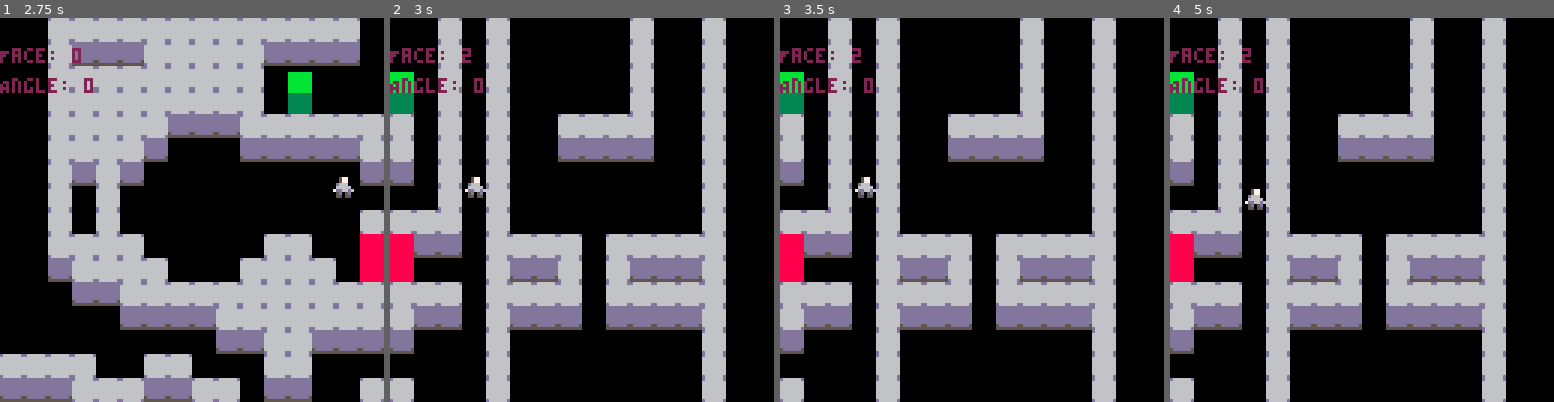
Above: before the commit, frames 1-4 (left to right).
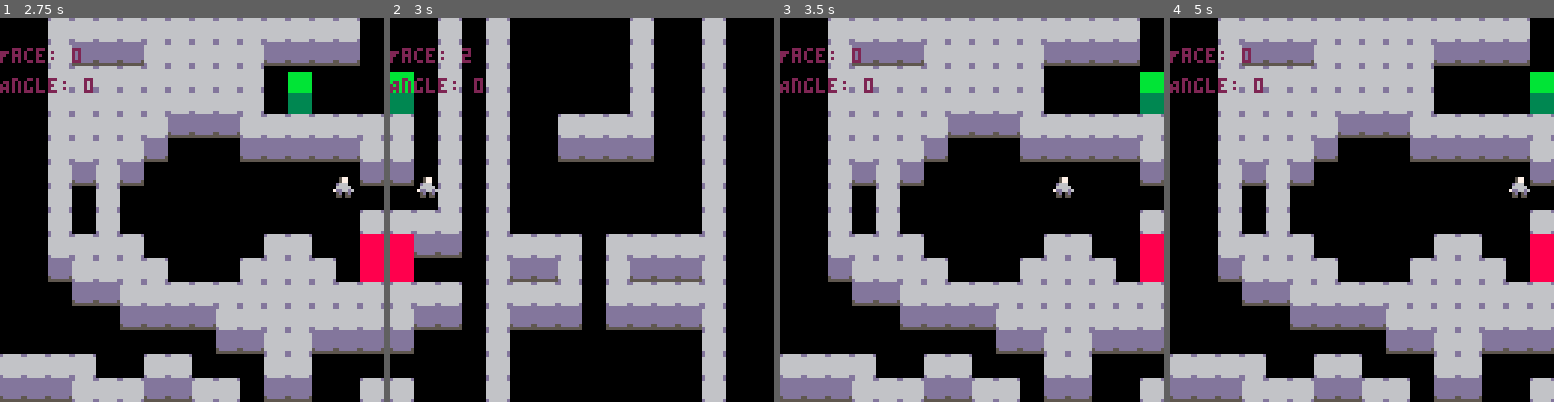
Above: after the commit, the same moments.

Repository: EmilBert/gmtkjam2025
Game: PICO-8 cartridge game.p8
Two runs of this game, one before a commit and one after it. Both use one fixed random seed, a clock stepped at 60 frames per second and the inputs below.
Inputs:
- Up to frame 1 (2.75 s): hold Right 1.6-2.1 s; hold Up 2.15-2.42 s; hold Right from 2.47 s (still down)
- Up to frame 2 (3 s): keep holding Right
- Up to frame 3 (3.5 s): release Right at 3.03 s; hold Left from 3.08 s (still down)
- Up to frame 4 (5 s): release Left at 3.58 s; hold Down 3.63-3.97 s; hold Right 4.02-4.68 s; hold Up from 4.73 s (still down)

Frame 1 is identical in both runs. In frame 2, 0.4% of the frame differs, in the area x 7-25%, y 41-47%; in frame 3, 55%; in frame 4, 56%, in the area x 0-100%, y 0-100%.

Commit message:
GMTK2025: Update player offset when entering a room

Diff:
--- a/main.lua
+++ b/main.lua
@@ -325,15 +325,17 @@
     offset: how far from the edge is the character? Counting from the left on north/south and the top on east/west.
 ]]
 function traverse(exit_direction, offset)
-    exit_direction -= GLOBAL_ROTATION
-    exit_direction = exit_direction % 4
-    local new_pos = connections[player.face + 1][exit_direction + 1]
+    local perspective_exit_direction = exit_direction - GLOBAL_ROTATION
+    perspective_exit_direction = exit_direction % 4
+    local new_pos = connections[player.face + 1][perspective_exit_direction + 1]
     update_boxes(new_pos[1] + 1)
     update_map(player.face, new_pos[1])
 
     player.face = new_pos[1]
     local new_dir = new_pos[2] + GLOBAL_ROTATION
+    local player_offset = player.width * 1.5
+    player_offset += (exit_direction == directions.NORTH or exit_direction == directions.WEST) and player.width * 0.75 or -player.width * 0.75
     new_dir = new_dir % 4
-    player.x = player.face*MAP_SIZE + ((new_dir == directions.EAST and MAP_SIZE - (player.width*2)) or (new_dir == directions.WEST and player.width*2) or offset)
-    player.y = ((new_dir == directions.SOUTH and MAP_SIZE - (player.height*2)) or (new_dir == directions.NORTH and player.height*2) or offset)
-end
+    player.x = player.face*MAP_SIZE + ((new_dir == directions.EAST and MAP_SIZE - (player_offset)) or (new_dir == directions.WEST and player_offset) or offset)
+    player.y = ((new_dir == directions.SOUTH and MAP_SIZE - (player_offset)) or (new_dir == directions.NORTH and player_offset) or offset)
+end
